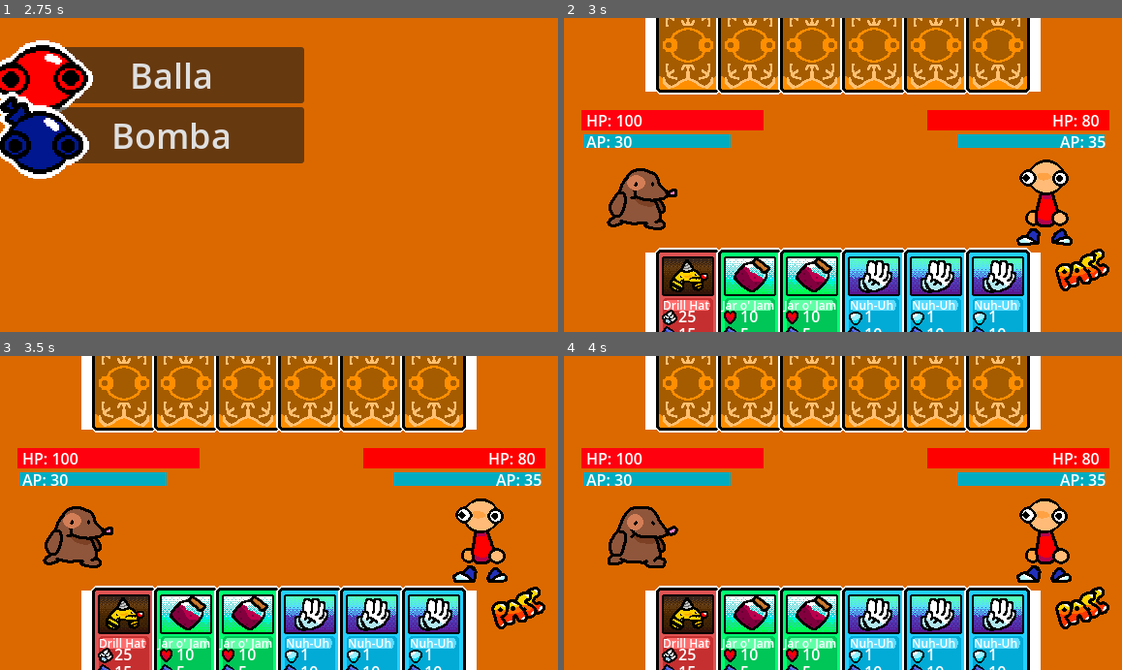
Above: before the commit, frames 1-4 (two rows, left to right).
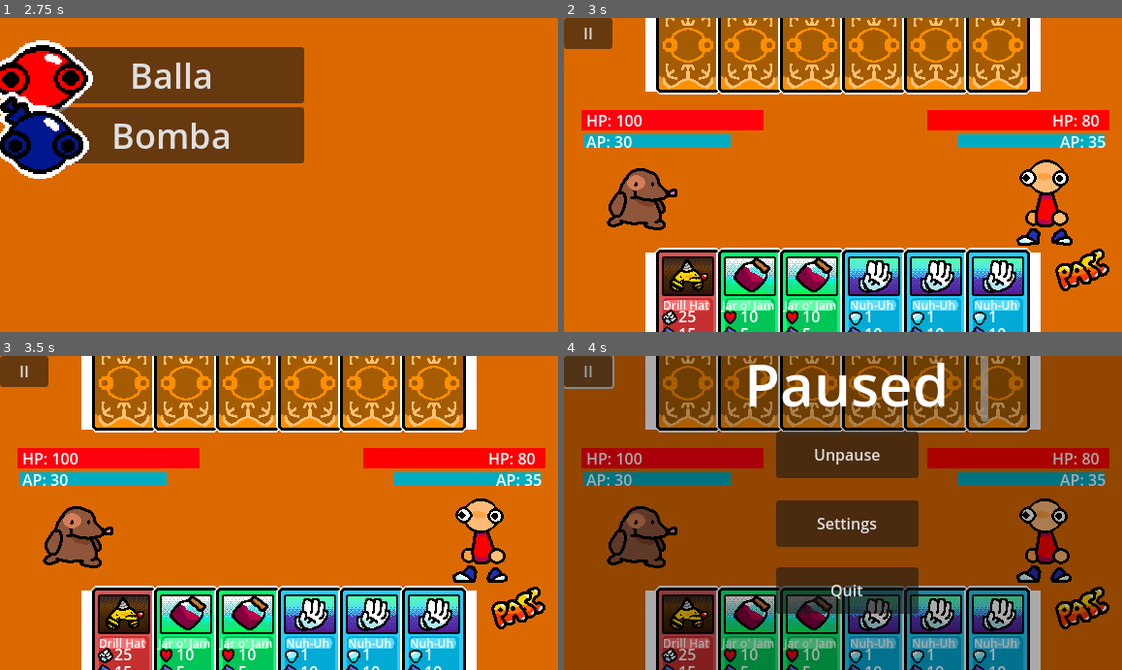
Above: after the commit, the same moments.

Repository: DylanMather2004/turn-based-deck-builder
Game: Godot game, scene res://Scenes/main_menu.tscn
The game is run twice, just before and just after one commit, with the same random seed, the same clock (stepped at 60 frames per second) and the same inputs.
Inputs (mouse positions are in pixels of both pictures, inside the frame that each line leads up to):
- Up to frame 1 (2.75 s): click "Settings" at 0.5 s; click "Play" at 1.25 s; click (156, 187) at 2 s
- Up to frame 2 (3 s): click "Balla" at 2.75 s
- Up to frame 3 (3.5 s): no input
- Up to frame 4 (4 s): click (586, 371) at 3.5 s, where only the run after the commit has a clickable "II"

Frame 1 is identical in both runs. In frame 2, 0.9% of the frame differs, in the area x 0-9%, y 0-10%; in frame 3, 0.9%; in frame 4, 92%, in the area x 0-100%, y 0-100%.

Commit message:
Pause Menu Implemented
- Pause Button added to combat scene
- Pause Menu added to combat scene
- Quitting the game makes you automatically lose by concession.

Diff:
--- a/Scenes/Combat.tscn
+++ b/Scenes/Combat.tscn
@@ -182,10 +182,11 @@
 "show": SubResource("Animation_u04cd")
 }
 
-[node name="Combat" type="Node2D" node_paths=PackedStringArray("win_screen", "lose_screen")]
+[node name="Combat" type="Node2D" node_paths=PackedStringArray("win_screen", "lose_screen", "pause_screen")]
 script = ExtResource("1_m5pmw")
 win_screen = NodePath("WinScreen/AnimationPlayer")
 lose_screen = NodePath("LoseScreen/AnimationPlayer")
+pause_screen = NodePath("Pause Menu")
 
 [node name="Player" parent="." node_paths=PackedStringArray("game_manager", "poison_particles", "healthbar", "health_text", "ap_bar", "ap_text", "turn_animator", "hand_slot") groups=["character"] instance=ExtResource("1_4hjge")]
 position = Vector2(79, 189)
@@ -501,6 +502,62 @@
 "": SubResource("AnimationLibrary_fsxef")
 }
 
+[node name="Pause Menu" type="Control" parent="."]
+visible = false
+z_index = 1
+layout_mode = 3
+anchors_preset = 0
+offset_right = 577.0
+offset_bottom = 323.0
+
+[node name="Sprite2D" type="Sprite2D" parent="Pause Menu"]
+modulate = Color(0, 0, 0, 0.335)
+position = Vector2(291.5, 162.5)
+scale = Vector2(19.2188, 11.1563)
+texture = ExtResource("2_i526l")
+
+[node name="RichTextLabel" type="RichTextLabel" parent="Pause Menu"]
+layout_mode = 0
+offset_left = 186.0
+offset_top = -13.0
+offset_right = 438.0
+offset_bottom = 69.0
+theme_override_font_sizes/normal_font_size = 60
+text = "Paused"
+
+[node name="Unpause Button" type="Button" parent="Pause Menu"]
+layout_mode = 0
+offset_left = 219.0
+offset_top = 78.0
+offset_right = 366.0
+offset_bottom = 126.0
+text = "Unpause"
+
+[node name="Settings Button" type="Button" parent="Pause Menu"]
+layout_mode = 0
+offset_left = 219.0
+offset_top = 149.0
+offset_right = 366.0
+offset_bottom = 197.0
+text = "Settings"
+
+[node name="Quit Button" type="Button" parent="Pause Menu"]
+layout_mode = 0
+offset_left = 219.0
+offset_top = 218.0
+offset_right = 366.0
+offset_bottom = 266.0
+text = "Quit
+"
+
+[node name="Pause Button" type="Button" parent="."]
+offset_right = 50.0
+offset_bottom = 32.0
+text = "II"
+
 [connection signal="pressed" from="UI/Pass Button" to="Player" method="_on_pass_button_pressed"]
 [connection signal="pressed" from="WinScreen/Button" to="." method="_on_button_pressed"]
 [connection signal="pressed" from="LoseScreen/Button" to="." method="_on_button_pressed"]
+[connection signal="pressed" from="Pause Menu/Unpause Button" to="." method="_on_unpause_button_pressed"]
+[connection signal="pressed" from="Pause Menu/Quit Button" to="." method="_on_quit_button_pressed"]
+[connection signal="pressed" from="Pause Button" to="." method="_on_pause_button_pressed"]
--- a/Scenes/TurnManager.gd
+++ b/Scenes/TurnManager.gd
@@ -2,12 +2,17 @@
 @export_category("end screens")
 @export var win_screen:AnimationPlayer
 @export var lose_screen:AnimationPlayer
+
+@export_category("Pause Menus")
+@export var pause_screen:Control
 
 var players:Array[Node]
 var turn_player
 func _ready() -> void:
 	players=get_tree().get_nodes_in_group("character")
 	turn_player=players[0]
+	pause_screen.hide()
+	Engine.time_scale=1
 func turn_switch():
 	if turn_player == players [0]:
 		turn_player = players [1]
@@ -44,3 +49,19 @@
 
 func _on_area_2d_mouse_entered() -> void:
 	print("mouse in")
+
+
+func _on_pause_button_pressed() -> void:
+	pause_screen.show()
+	Engine.time_scale=0
+
+
+func _on_unpause_button_pressed() -> void:
+	pause_screen.hide()
+	Engine.time_scale=1
+
+
+func _on_quit_button_pressed() -> void:
+	lose()
+	pause_screen.hide()
+	Engine.time_scale=1
--- a/Scenes/main_menu.tscn
+++ b/Scenes/main_menu.tscn
@@ -107,6 +107,7 @@
 menu_panel = NodePath("VBoxContainer")
 
 [node name="VBoxContainer" type="VBoxContainer" parent="EnemySelectMenu"]
+layout_mode = 0
 offset_right = 274.0
 offset_bottom = 319.0
 
